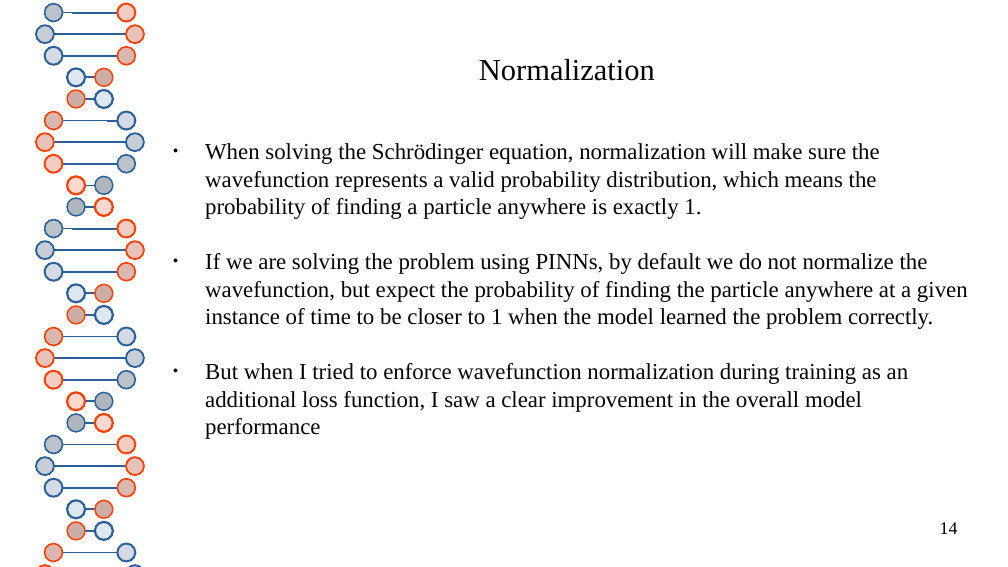
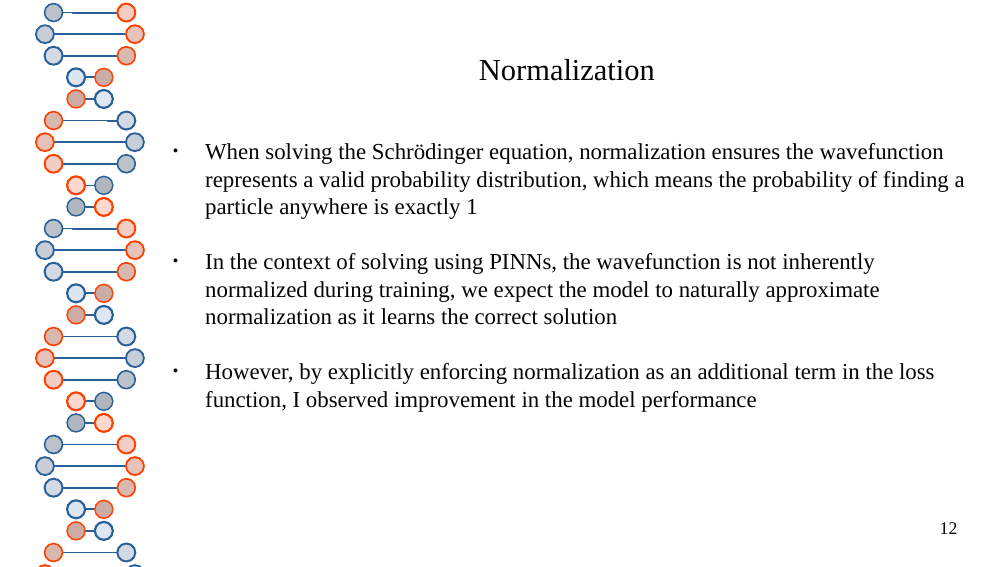
Before and after one commit to thash-jkr/Schrodinger-PINN, a slide deck: slide 12 of report/progress_presentation.odp (slide 14 before the commit). Drawn at 1008x567 pixels with LibreOffice and Linux fonts; fonts in the diff are those of the drawing. Boxes give left, top, right and bottom in pixels: in the first picture for what was removed or moved away, otherwise in the second. Text is boxed around its words. In the diff, an @@ line names an element or a change of style, - is before the commit and + after.

```diff
--- a/report/progress_presentation.odp
+++ b/report/progress_presentation.odp
@@ text at [205, 143, 965, 412]: text changed @@
-● When solving the Schrödinger equation, normalization will make sure the wavefunction represents a valid probability distribution, which means the probability of finding a particle anywhere is exactly 1.
-● If we are solving the problem using PINNs, by default we do not normalize the wavefunction, but expect the probability of finding the particle anywhere at a given instance of time to be closer to 1 when the model learned the problem correctly.
-● But when I tried to enforce wavefunction normalization during training as an additional loss function, I saw a clear improvement in the overall model performance
+● When solving the Schrödinger equation, normalization ensures the wavefunction represents a valid probability distribution, which means the probability of finding a particle anywhere is exactly 1
+● In the context of solving using PINNs, the wavefunction is not inherently normalized during training, we expect the model to naturally approximate normalization as it learns the correct solution
+● However, by explicitly enforcing normalization as an additional term in the loss function, I observed improvement in the model performance
@@ page number at [940, 522, 958, 534]: text changed @@
-14
+12
```
Also in this commit, not shown: 15 other slides changed, 3 slides added, 6 slides removed, 5 other files.
